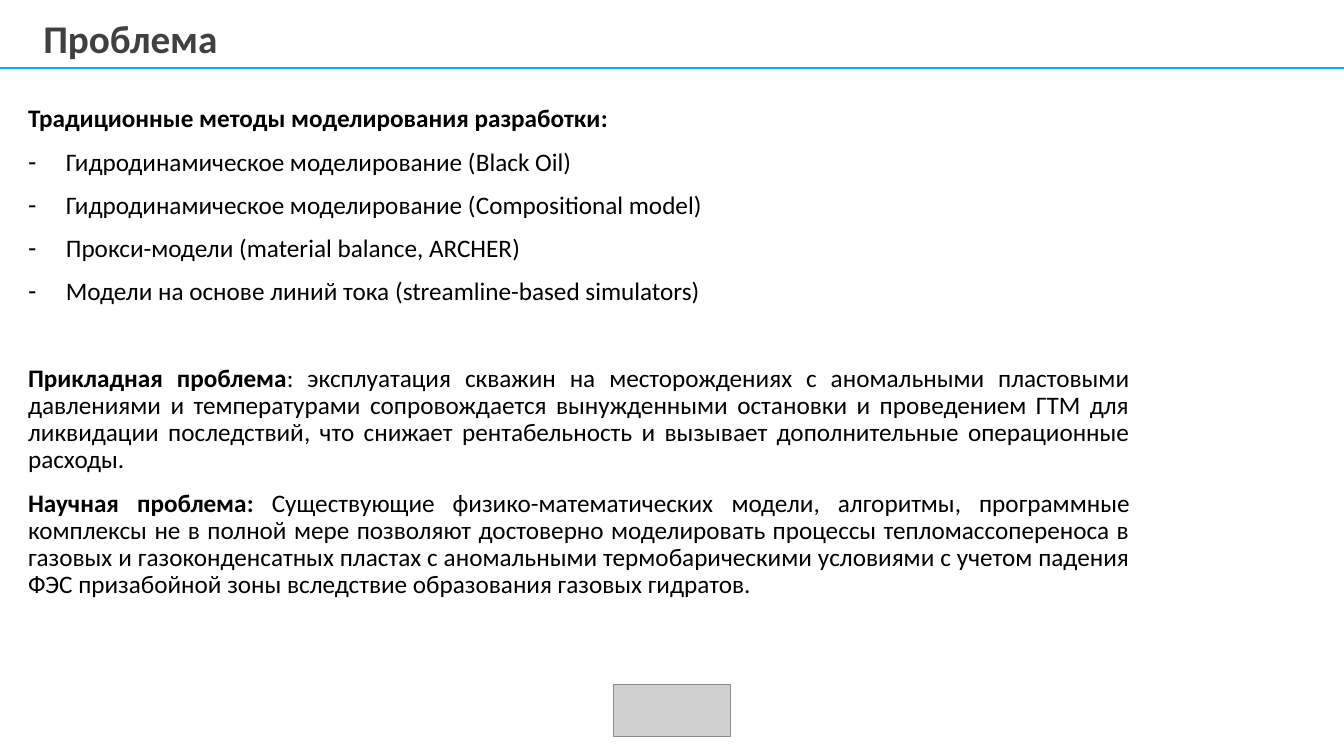
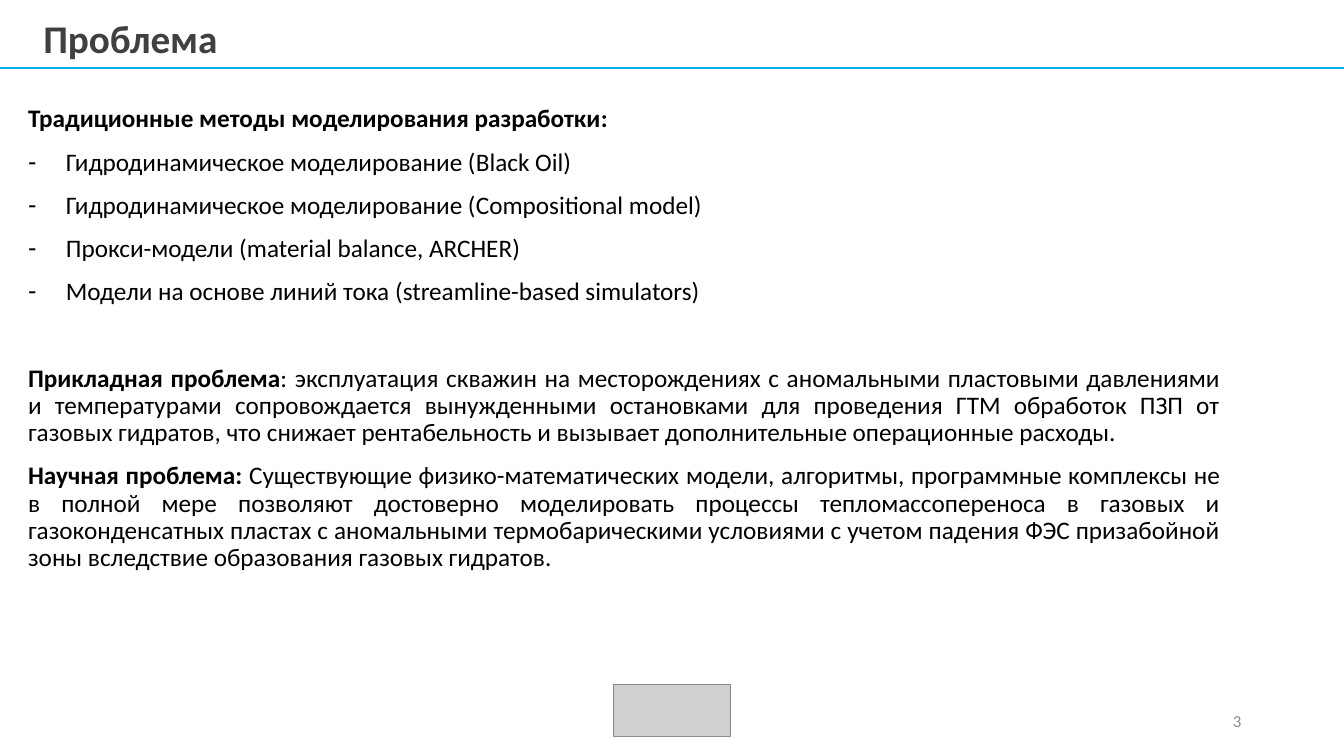
Before and after one commit to AlxndrKlbk/PhD_scriptorium, a slide deck: slide 3 of my_articles/3_course/автореферат/Kolbeko_AB.pptx. Drawn at 1344x756 pixels with LibreOffice and Linux fonts; fonts in the diff are those of the drawing; grey boxes stand for pictures. Boxes give left, top, right and bottom in pixels: in the first picture for what was removed or moved away, otherwise in the second. Text is boxed around its words. In the diff, an @@ line names an element or a change of style, - is before the commit and + after.

```diff
--- a/my_articles/3_course/автореферат/Kolbeko_AB.pptx
+++ b/my_articles/3_course/автореферат/Kolbeko_AB.pptx
@@ text at [28, 369, 1219, 445]: text changed @@
-Прикладная проблема: эксплуатация скважин на месторождениях с аномальными пластовыми давлениями и температурами сопровождается вынужденными остановки и проведением ГТМ для ликвидации последствий, что снижает рентабельность и вызывает дополнительные операционные расходы.
+Прикладная проблема: эксплуатация скважин на месторождениях с аномальными пластовыми давлениями и температурами сопровождается вынужденными остановками для проведения ГТМ обработок ПЗП от газовых гидратов, что снижает рентабельность и вызывает дополнительные операционные расходы.
@@ page number added at [1233, 716, 1241, 727], 12 pt, text #8C8C8C @@
+3
```
Also in this commit, not shown: 23 other slides changed, 2 other files.
